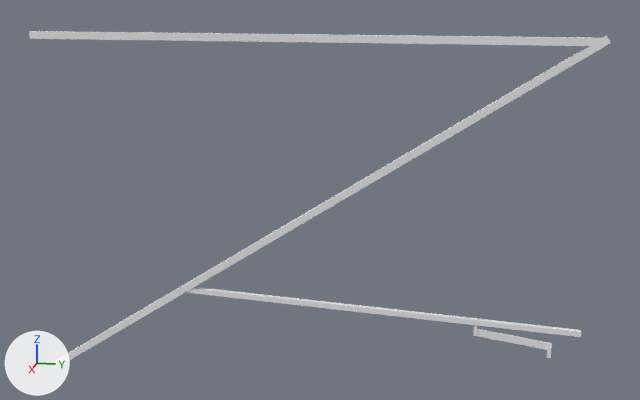
The OBJ model common/src/main/resources/assets/pantographsandwires/models/block/cantilever/single/5/cantilever_inner_5px.obj as it was, and as the next commit left it.
One viewpoint serves both versions: a 50 mm lens placed at (7.81, 2.72, 1.11), pointed at (0.43, 1.24, -0.74). Every picture has the same lights, and +X, +Y and +Z are marked at lower left. The first picture is the older version. Where no turn or scale is listed for an object, it has been applied to the vertices.

In view in the first picture: '069b8a3f-e04f-4fce-aa13-735d9def6b24', '3bf66355-0b41-470e-af8d-76b9e10b9307', '9b884041-58c8-4e48-9426-48072511ff05', 'b3879f50-2f6a-41bc-b325-bb22bc3c2e11', 'b4248009-d957-453f-b31d-ce6e9162bfcf', 'b61682d4-caec-409c-b894-f6cdb07e93db'.
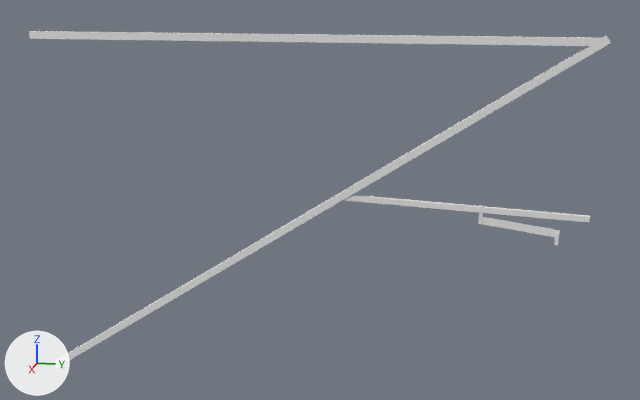
Diff of the bpy script that builds the scene:
```diff
--- a/common/src/main/resources/assets/pantographsandwires/models/block/cantilever/single/5/cantilever_inner_5px.obj.py
+++ b/common/src/main/resources/assets/pantographsandwires/models/block/cantilever/single/5/cantilever_inner_5px.obj.py
@@ me_fac885de_0648_4362_9052_2999802c6360 @@
+me_fac885de_0648_4362_9052_2999802c6360.from_pydata([(0.52, 1.52, -0.66), (0.52, 3.5, -0.75), (0.52, 1.46, -0.71), (0.52, 3.5, -0.79), (0.48, 3.5, -0.75), (0.48, 1.52, -0.66), (0.48, 3.5, -0.79), (0.48, 1.46, -0.71)], [], [(3, 6, 4, 1), (2, 3, 1, 0), (7, 2, 0, 5), (6, 7, 5, 4), (5, 0, 1, 4), (6, 3, 2, 7)])
+me_fac885de_0648_4362_9052_2999802c6360.materials.append(mat_m_53ac917a_6908_652e_015c_c53640b020ed)  # white #e7e7e7
@@ me_4a6d8bd3_95d2_4e88_a00e_95d5d23572f4 @@
+me_4a6d8bd3_95d2_4e88_a00e_95d5d23572f4.from_pydata([(0.509, 2.623, -0.796), (0.509, 3.273, -0.881), (0.509, 2.614, -0.858), (0.509, 3.265, -0.943), (0.491, 3.273, -0.881), (0.491, 2.623, -0.796), (0.491, 3.265, -0.943), (0.491, 2.614, -0.858)], [], [(3, 6, 4, 1), (2, 3, 1, 0), (7, 2, 0, 5), (6, 7, 5, 4), (5, 0, 1, 4), (6, 3, 2, 7)])
+me_4a6d8bd3_95d2_4e88_a00e_95d5d23572f4.materials.append(mat_m_53ac917a_6908_652e_015c_c53640b020ed)  # white #e7e7e7
@@ ob_069b8a3f_e04f_4fce_aa13_735d9def6b24 @@
-ob_069b8a3f_e04f_4fce_aa13_735d9def6b24 = bpy.data.objects.new('069b8a3f-e04f-4fce-aa13-735d9def6b24', me_069b8a3f_e04f_4fce_aa13_735d9def6b24)
@@ ob_b3879f50_2f6a_41bc_b325_bb22bc3c2e11 @@
-ob_b3879f50_2f6a_41bc_b325_bb22bc3c2e11 = bpy.data.objects.new('b3879f50-2f6a-41bc-b325-bb22bc3c2e11', me_b3879f50_2f6a_41bc_b325_bb22bc3c2e11)
@@ ob_b4248009_d957_453f_b31d_ce6e9162bfcf @@
-ob_b4248009_d957_453f_b31d_ce6e9162bfcf = bpy.data.objects.new('b4248009-d957-453f-b31d-ce6e9162bfcf', me_b4248009_d957_453f_b31d_ce6e9162bfcf)
@@ ob_b61682d4_caec_409c_b894_f6cdb07e93db @@
-ob_b61682d4_caec_409c_b894_f6cdb07e93db = bpy.data.objects.new('b61682d4-caec-409c-b894-f6cdb07e93db', me_b61682d4_caec_409c_b894_f6cdb07e93db)
@@ ob_fac885de_0648_4362_9052_2999802c6360 @@
+ob_fac885de_0648_4362_9052_2999802c6360 = bpy.data.objects.new('fac885de-0648-4362-9052-2999802c6360', me_fac885de_0648_4362_9052_2999802c6360)
+ob_fac885de_0648_4362_9052_2999802c6360.location = (0.0, 0.0, 0.0)
@@ ob_a19bf21c_22e5_4906_9dfb_3f1b9f5ac5e8 @@
+ob_a19bf21c_22e5_4906_9dfb_3f1b9f5ac5e8 = bpy.data.objects.new('a19bf21c-22e5-4906-9dfb-3f1b9f5ac5e8', me_a19bf21c_22e5_4906_9dfb_3f1b9f5ac5e8)  # a box spanning x 0.484..0.516, y 2.609..2.641, z -0.859..-0.703; in mat_m_53ac917a_6908_652e_015c_c53640b020ed (white #e7e7e7)
+ob_a19bf21c_22e5_4906_9dfb_3f1b9f5ac5e8.location = (0.0, 0.0, 0.0)
@@ ob_8c8256d3_5831_4c64_a9c3_4694c4c50a45 @@
+ob_8c8256d3_5831_4c64_a9c3_4694c4c50a45 = bpy.data.objects.new('8c8256d3-5831-4c64-a9c3-4694c4c50a45', me_8c8256d3_5831_4c64_a9c3_4694c4c50a45)  # a box spanning x 0.4688..0.5312, y 3.2344..3.2656, z -1.0..-0.9063; in mat_m_d01e7a2a_8f73_2e81_4c23_374b2442e0d3 (white #e7e7e7)
+ob_8c8256d3_5831_4c64_a9c3_4694c4c50a45.location = (0.0, 0.0, 0.0)
@@ ob_4a6d8bd3_95d2_4e88_a00e_95d5d23572f4 @@
+ob_4a6d8bd3_95d2_4e88_a00e_95d5d23572f4 = bpy.data.objects.new('4a6d8bd3-95d2-4e88-a00e-95d5d23572f4', me_4a6d8bd3_95d2_4e88_a00e_95d5d23572f4)
+ob_4a6d8bd3_95d2_4e88_a00e_95d5d23572f4.location = (0.0, 0.0, 0.0)
```

Changed parts and their boxes [x1, y1, x2, y2] in the pictures (640 x 400 px):
'069b8a3f-e04f-4fce-aa13-735d9def6b24', deleted: before [185, 287, 581, 337]
'fac885de-0648-4362-9052-2999802c6360', added: after [344, 194, 590, 223]
'4a6d8bd3-95d2-4e88-a00e-95d5d23572f4', added: after [482, 217, 560, 237]
'b4248009-d957-453f-b31d-ce6e9162bfcf', deleted: before [477, 329, 552, 350]
'8c8256d3-5831-4c64-a9c3-4694c4c50a45', added: after [554, 234, 559, 245]
'a19bf21c-22e5-4906-9dfb-3f1b9f5ac5e8', added: after [478, 205, 483, 224]
'b3879f50-2f6a-41bc-b325-bb22bc3c2e11', deleted: before [473, 318, 478, 336]
'b61682d4-caec-409c-b894-f6cdb07e93db', deleted: before [547, 347, 551, 358]
